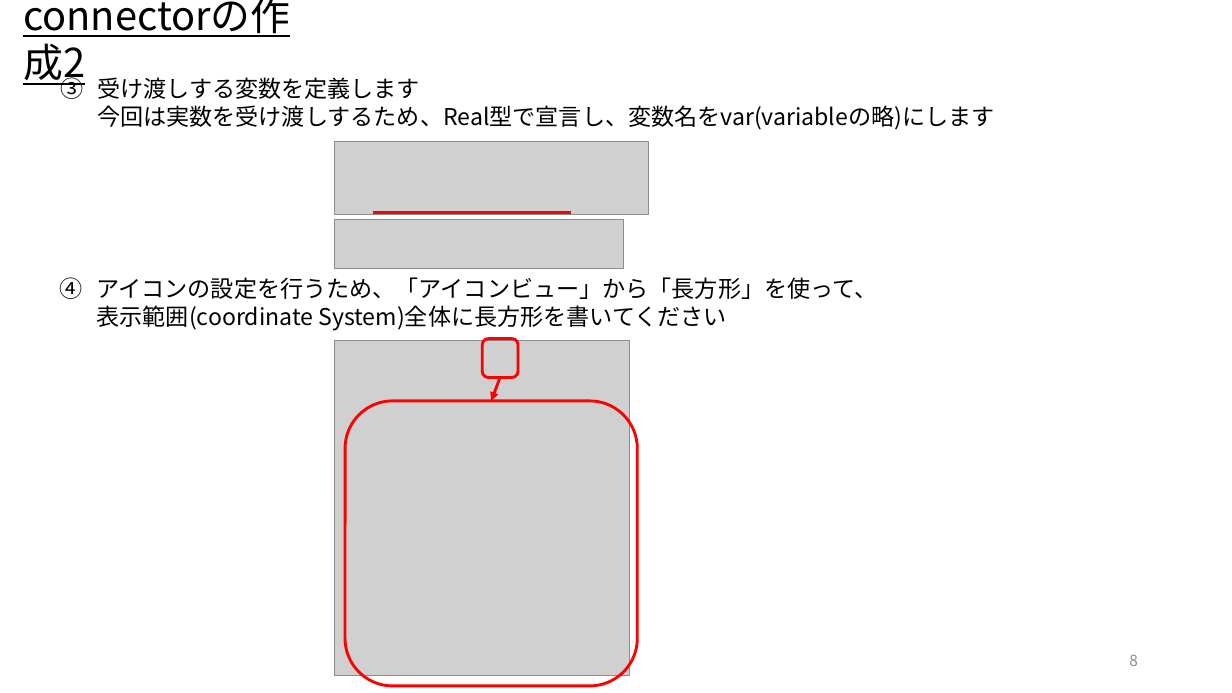
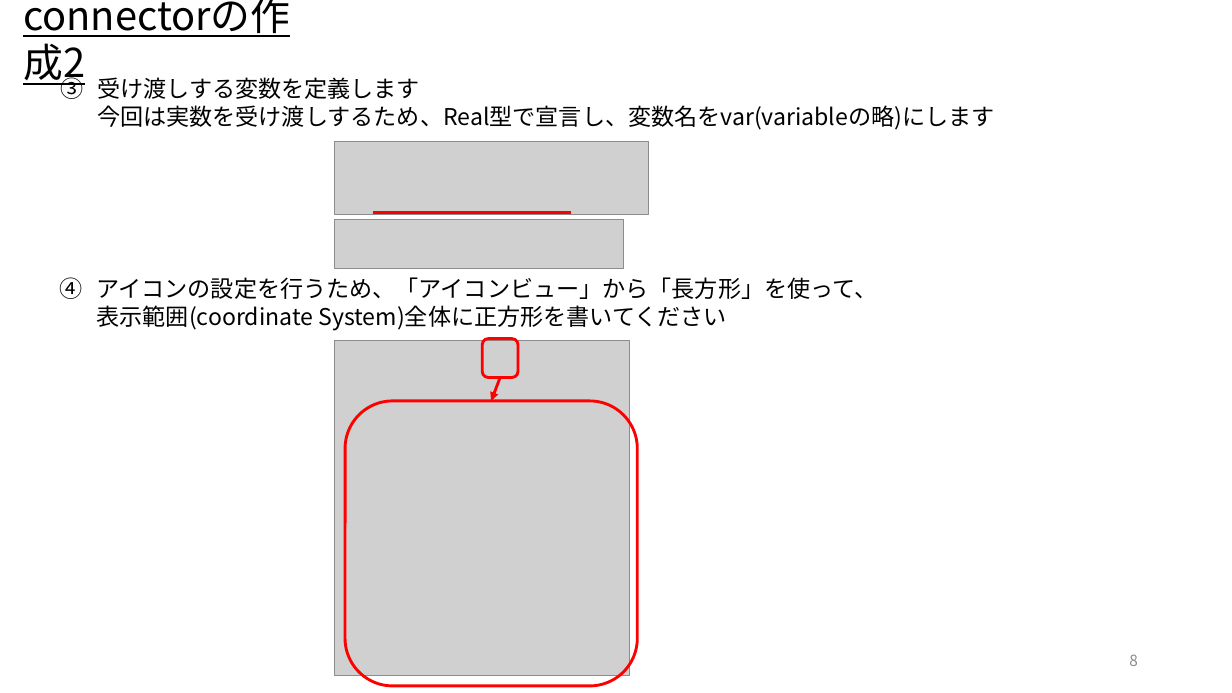
Before and after one commit to UedaShigenori/OpenModelica_Tutorials_Ja, a slide deck: slide 8 of 5_CustomizeModel3_OnePlusOne/OpenModelica_Tutorials_5.pptx. Drawn at 1232x693 pixels with LibreOffice and Linux fonts; fonts in the diff are those of the drawing; grey boxes stand for pictures. Boxes give left, top, right and bottom in pixels: in the first picture for what was removed or moved away, otherwise in the second. Text is boxed around its words. In the diff, an @@ line names an element or a change of style, - is before the commit and + after.

```diff
--- a/5_CustomizeModel3_OnePlusOne/OpenModelica_Tutorials_5.pptx
+++ b/5_CustomizeModel3_OnePlusOne/OpenModelica_Tutorials_5.pptx
@@ text at (x1=97, y1=305, x2=727, y2=330): text changed @@
-表示範囲(coordinate System)全体に長方形を書いてください
+表示範囲(coordinate System)全体に正方形を書いてください
```
Also in this commit, not shown: 2 other slides changed, 6 other files.
